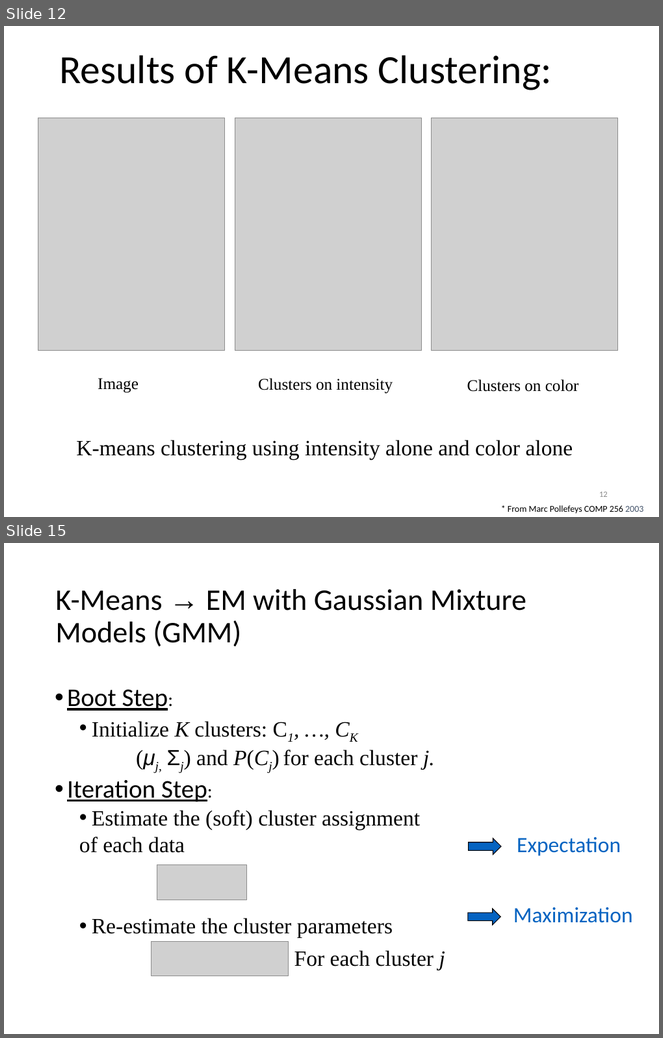
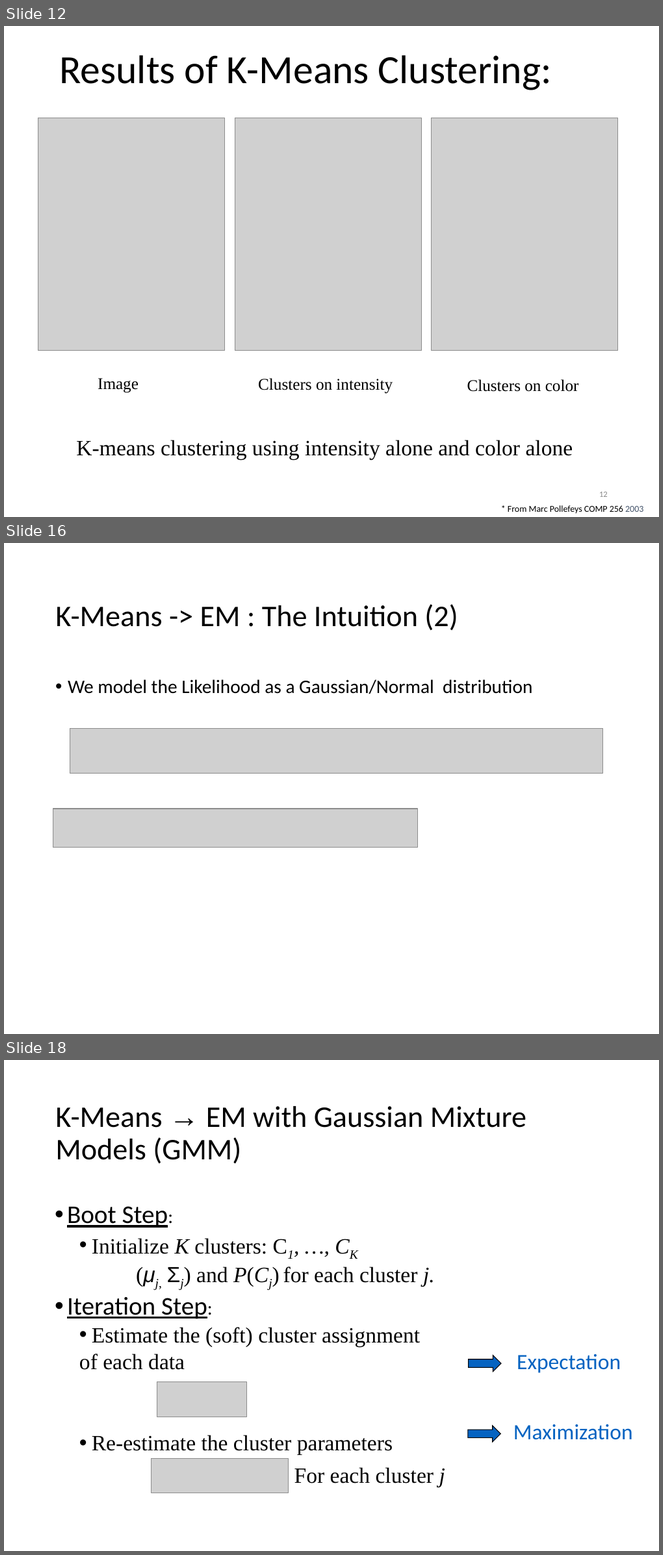
Before and after one commit to cmsc426spring2019/cmsc426spring2019.github.io, a slide deck: lectures/week_2/EM.ppt. Shown one above the other, each under a label of ours: slides 12 and 15 before the commit, slides 12, 16 and 18 after it; the slides between them are not shown. The pictures are 663x1038 and 663x1555 pixels, drawn with LibreOffice and Linux fonts; fonts in the diff are those of the drawing; grey boxes stand for pictures. Boxes give left, top, right and bottom in pixels: in the first picture for what was removed or moved away, otherwise in the second. Text is boxed around its words. In the diff, an @@ line names an element or a change of style, - is before the commit and + after.

```diff
--- a/lectures/week_2/EM.ppt
+++ b/lectures/week_2/EM.ppt
@@ slide 16 added at (4,543,659,1034), background #FFFFFF @@
@@ title added at (55,604,458,631), 33 pt, text #000000 @@
+K-Means -> EM : The Intuition (2)
@@ text added at (68,679,532,694), 21 pt, text #000000 @@
+• We model the Likelihood as a Gaussian/Normal distribution
@@ picture added at (70,728,603,773) @@
@@ picture added at (53,809,417,848) @@
@@ what was slide 15 is now slide 18 @@
```
Also in this commit, not shown: 4 slides changed, 2 other slides added.
